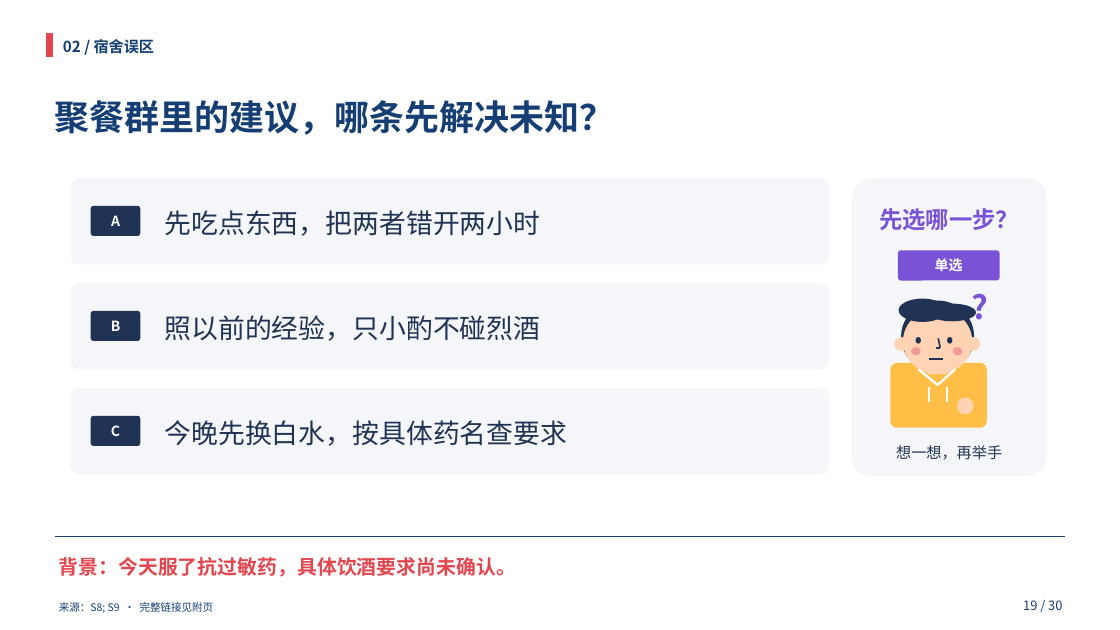
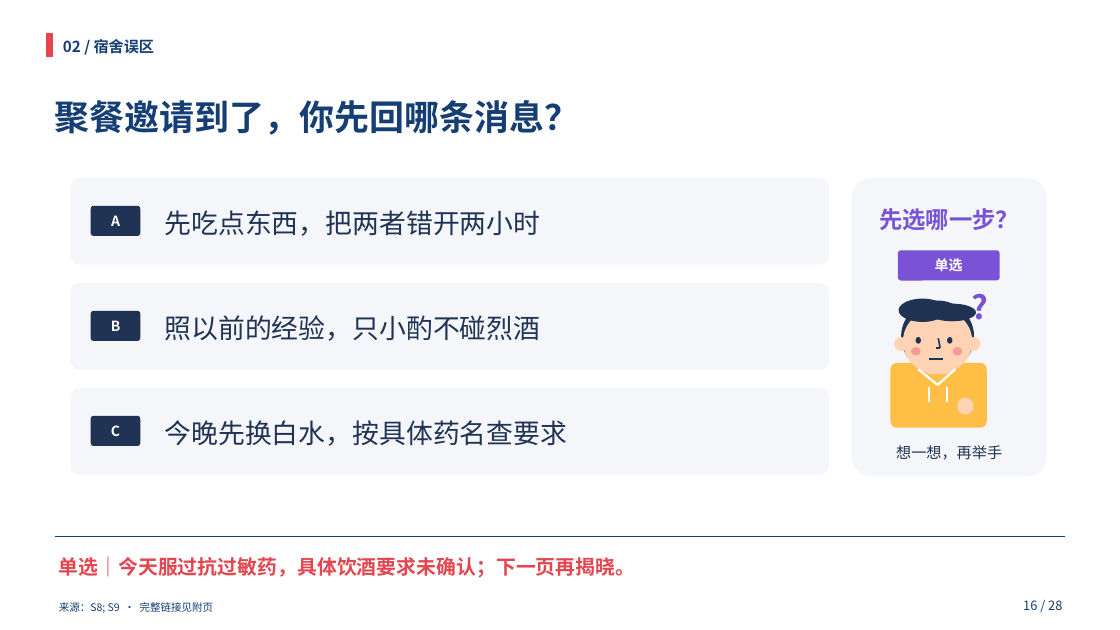
Before and after one commit to HOU-snowyfly/PPTbuilder, a slide deck: slide 16 of 交付文件/合理用药_双人35分钟.pptx (slide 19 before the commit). Drawn at 1120x630 pixels with LibreOffice and Linux fonts; fonts in the diff are those of the drawing. Boxes give left, top, right and bottom in pixels: in the first picture for what was removed or moved away, otherwise in the second. Text is boxed around its words. In the diff, an @@ line names an element or a change of style, - is before the commit and + after.

```diff
--- a/交付文件/合理用药_双人35分钟.pptx
+++ b/交付文件/合理用药_双人35分钟.pptx
@@ text at [55,100,580,135]: text changed @@
-聚餐群里的建议，哪条先解决未知？
+聚餐邀请到了，你先回哪条消息？
@@ text at [59,556,635,578]: text changed @@
-背景：今天服了抗过敏药，具体饮酒要求尚未确认。
+单选｜今天服过抗过敏药，具体饮酒要求未确认；下一页再揭晓。
@@ text at [1023,600,1062,610]: text changed @@
-19 / 30
+16 / 28
```
Also in this commit, not shown: 25 other slides changed, 3 slides added, 5 slides removed, 1 other file.
